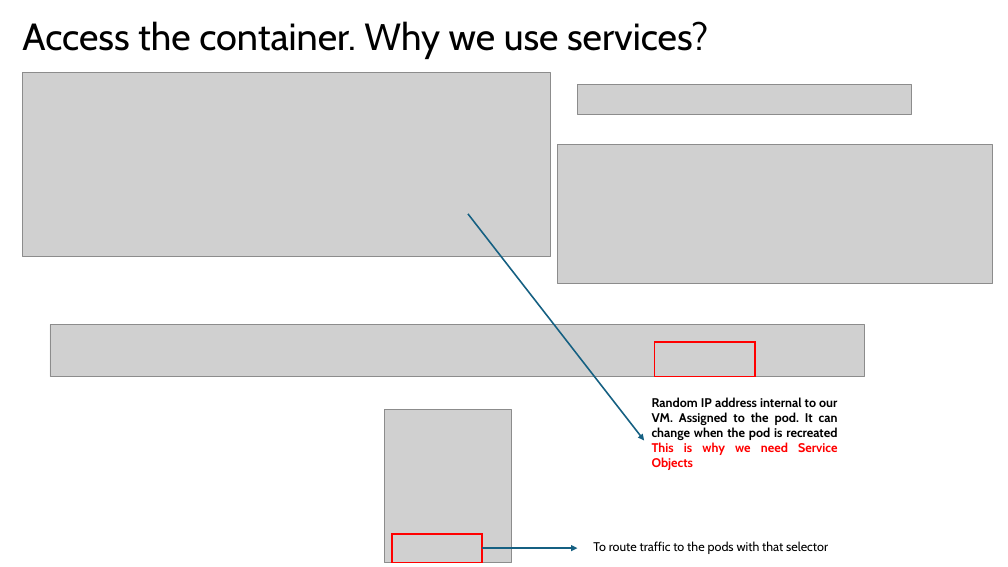
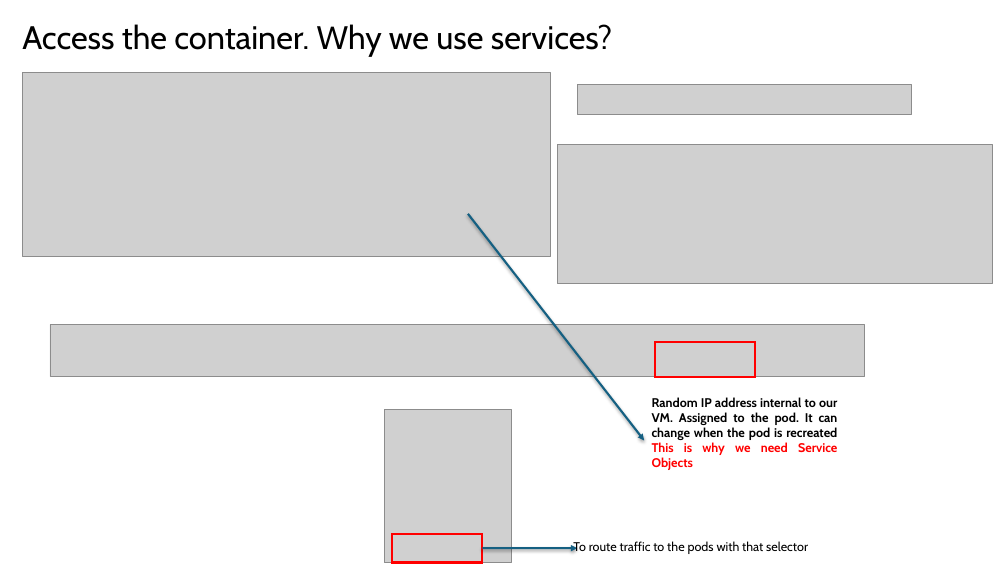
Before and after one commit to EnriqueEP81/kubernetes-tutorial, a slide deck: slide 9 of 13.maintainingSetContainers.pptx. Drawn at 1008x567 pixels with LibreOffice and Linux fonts; fonts in the diff are those of the drawing; grey boxes stand for pictures. Boxes give left, top, right and bottom in pixels: in the first picture for what was removed or moved away, otherwise in the second. Text is boxed around its words. In the diff, an @@ line names an element or a change of style, - is before the commit and + after.

```diff
--- a/13.maintainingSetContainers.pptx
+++ b/13.maintainingSetContainers.pptx
@@ title "Access the container. Why we ..." at [22,24,612,57]: size 36 to 31 pt @@
@@ arrow removed from (468, 214) to (644, 441) @@
@@ freeform shape added at [468,214,644,441], outline #156082 2 pt @@
@@ rectangle at [392,534,482,563]: outline #FF0000 1.5 pt to #FF0000 2 pt @@
@@ text "To route traffic to the ...": place and size @@
-text "To route traffic to the ..." at [593,541,828,554]
+text "To route traffic to the ..." at [573,541,808,554]
@@ arrow removed from (482, 548) to (578, 548) @@
@@ freeform shape added at [482,548,578,548], outline #156082 2 pt @@
```
Also in this commit, not shown: 5 other slides changed, 1 slide added, 1 slide removed, 2 other files.
